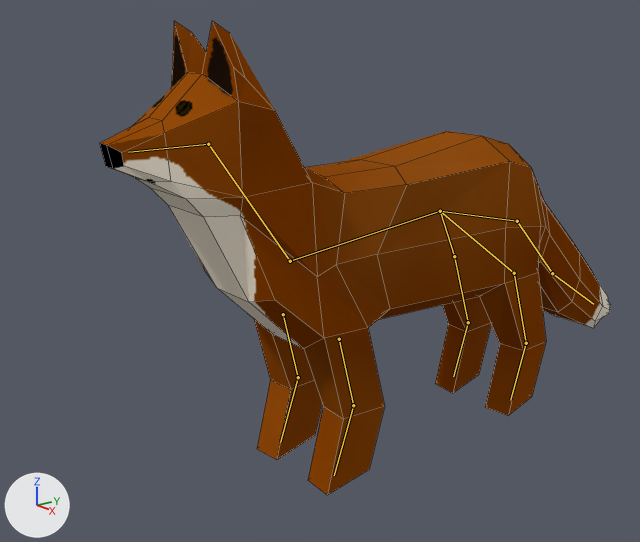
Renders of the Blender file Models/Tiere/Fuchs_1/Fuchs_1.blend from each side of a commit.
Both versions are drawn from a 50 mm camera at (6.88, -6.51, 4.54) aimed at (-1.39, -0.03, 1.54). The lights are fixed; the arrows at lower left show +X, +Y and +Z. The bones that bend it are drawn over the model as lines. Mesh edges are drawn as thin lines.
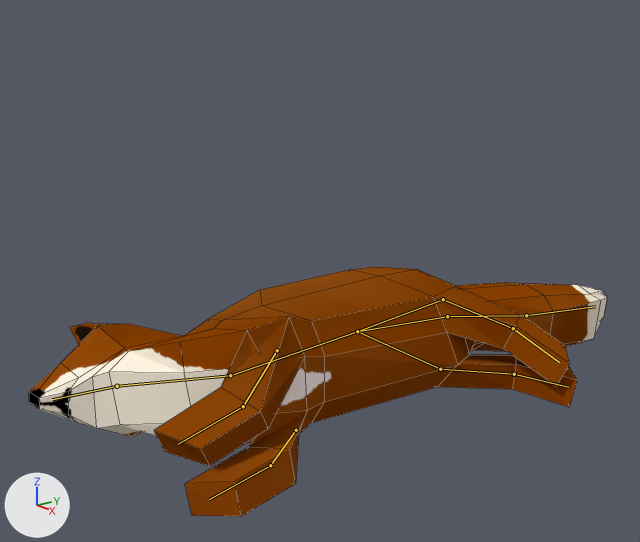
Commit message: Fuchs verbessert
Animation zum Fuchs hinzugefügt

The newer file adds an action. The first version stands in its rest pose; the second is drawn at frame 23 of the action 'sterben'.

What differs and where, as boxes (x1, y1, x2, y2) in the pictures (640 x 542 px):
'Cube', posed (13% wider, 47% shorter): before (100, 21, 611, 495); after (29, 267, 607, 516)
bone 'Bauch_Bone', root to tip: before (440, 211) to (290, 261); after (357, 331) to (230, 375)
bone 'Hals_Bone', root to tip: before (290, 261) to (208, 144); after (230, 375) to (117, 386)
bone 'Kopf_Bone', root to tip: before (208, 144) to (128, 152); after (117, 386) to (52, 399)
bone 'Oberschenkel_lv_Bone', root to tip: before (339, 339) to (353, 405); after (277, 350) to (243, 406)
bone 'Oberschenkel_rv_Bone', root to tip: before (283, 314) to (298, 377); after (296, 430) to (270, 465)
bone 'Hüfte_lh_Bone', root to tip: before (440, 211) to (514, 273); after (357, 331) to (443, 299)
bone 'Oberschenkel_lh_Bone', root to tip: before (514, 273) to (526, 343); after (443, 299) to (513, 328)
bone 'Hüfte_hr_Bone', root to tip: before (440, 211) to (454, 256); after (357, 331) to (440, 369)
bone 'Oberschenkel_rh_Bone', root to tip: before (454, 256) to (468, 322); after (440, 369) to (514, 374)
bone 'Gesäß_Bone', root to tip: before (440, 211) to (517, 221); after (357, 331) to (447, 316)
bone 'Schwanz_Bone', root to tip: before (517, 221) to (552, 273); after (447, 316) to (526, 315)

The change, as a diff of the scene's bpy script:
```diff
--- a/Models/Tiere/Fuchs_1/Fuchs_1.blend.py
+++ b/Models/Tiere/Fuchs_1/Fuchs_1.blend.py
@@ bone_bauch_bone @@
 bone_bauch_bone = bpy.data.objects['Armature'].pose.bones['Bauch_Bone']
-bone_bauch_bone.location = (0.0, 0.0, 0.0)
-bone_bauch_bone.rotation_quaternion = (1.0, 0.0, 0.0, 0.0)  # degrees (0, 0, 0)
+bone_bauch_bone.location = (-0.46, 0.065, 0.603)
+bone_bauch_bone.rotation_quaternion = (0.707, 0.0, 0.703, -0.076)  # degrees (-84, 84, -90)
@@ bone_hals_bone @@
 bone_hals_bone = bpy.data.objects['Armature'].pose.bones['Hals_Bone']  # child of 'Bauch_Bone'
-bone_hals_bone.rotation_quaternion = (1.0, 0.0, 0.0, 0.0)  # degrees (0, 0, 0)
+bone_hals_bone.rotation_quaternion = (0.996, 0.003, 0.015, 0.085)  # degrees (1, 2, 10)
@@ bone_kopf_bone @@
 bone_kopf_bone = bpy.data.objects['Armature'].pose.bones['Kopf_Bone']  # child of 'Hals_Bone'
-bone_kopf_bone.rotation_quaternion = (1.0, 0.0, 0.0, 0.0)  # degrees (0, 0, 0)
+bone_kopf_bone.rotation_quaternion = (0.99, -0.06, -0.129, 0.008)  # degrees (-7, -15, 2)
@@ bone_oberschenkel_lv_bone @@
 bone_oberschenkel_lv_bone = bpy.data.objects['Armature'].pose.bones['Oberschenkel_lv_Bone']  # child of 'Bauch_Bone'
-bone_oberschenkel_lv_bone.location = (0.0, 0.0, 0.0)
-bone_oberschenkel_lv_bone.rotation_quaternion = (1.0, 0.0, 0.0, 0.0)  # degrees (0, 0, 0)
+bone_oberschenkel_lv_bone.location = (-0.004, -0.029, -0.017)
+bone_oberschenkel_lv_bone.rotation_quaternion = (0.754, -0.61, 0.115, 0.215)  # degrees (-75, 26, 12)
@@ bone_oberschenkel_rv_bone @@
 bone_oberschenkel_rv_bone = bpy.data.objects['Armature'].pose.bones['Oberschenkel_rv_Bone']  # child of 'Bauch_Bone'
-bone_oberschenkel_rv_bone.location = (0.0, 0.0, 0.0)
-bone_oberschenkel_rv_bone.rotation_quaternion = (1.0, 0.0, 0.0, 0.0)  # degrees (0, 0, 0)
+bone_oberschenkel_rv_bone.location = (0.004, 0.029, 0.017)
+bone_oberschenkel_rv_bone.rotation_quaternion = (0.814, -0.571, 0.098, -0.045)  # degrees (-71, 6, -11)
@@ bone_hüfte_lh_bone @@
 bone_hüfte_lh_bone = bpy.data.objects['Armature'].pose.bones['Hüfte_lh_Bone']
-bone_hüfte_lh_bone.location = (0.0, 0.0, 0.0)
-bone_hüfte_lh_bone.rotation_quaternion = (1.0, 0.0, 0.0, 0.0)  # degrees (0, 0, 0)
+bone_hüfte_lh_bone.location = (0.711, 0.204, 0.178)
+bone_hüfte_lh_bone.rotation_quaternion = (0.707, 0.0, -0.464, 0.534)  # degrees (-41, -41, 90)
@@ bone_oberschenkel_lh_bone @@
 bone_oberschenkel_lh_bone = bpy.data.objects['Armature'].pose.bones['Oberschenkel_lh_Bone']  # child of 'Hüfte_lh_Bone'
-bone_oberschenkel_lh_bone.location = (0.0, 0.0, 0.0)
-bone_oberschenkel_lh_bone.rotation_quaternion = (1.0, 0.0, 0.0, 0.0)  # degrees (0, 0, 0)
+bone_oberschenkel_lh_bone.location = (-0.001, 0.003, 0.018)
+bone_oberschenkel_lh_bone.rotation_quaternion = (0.947, 0.246, 0.027, 0.207)  # degrees (29, -3, 24)
@@ bone_hüfte_hr_bone @@
 bone_hüfte_hr_bone = bpy.data.objects['Armature'].pose.bones['Hüfte_hr_Bone']
-bone_hüfte_hr_bone.location = (0.0, 0.0, 0.0)
-bone_hüfte_hr_bone.rotation_quaternion = (1.0, 0.0, 0.0, 0.0)  # degrees (0, 0, 0)
+bone_hüfte_hr_bone.location = (0.07, 0.572, 0.497)
+bone_hüfte_hr_bone.rotation_quaternion = (0.707, 0.0, -0.464, 0.534)  # degrees (-41, -41, 90)
@@ bone_oberschenkel_rh_bone @@
 bone_oberschenkel_rh_bone = bpy.data.objects['Armature'].pose.bones['Oberschenkel_rh_Bone']  # child of 'Hüfte_hr_Bone'
-bone_oberschenkel_rh_bone.location = (0.0, 0.0, 0.0)
-bone_oberschenkel_rh_bone.rotation_quaternion = (1.0, 0.0, 0.0, 0.0)  # degrees (0, 0, 0)
+bone_oberschenkel_rh_bone.location = (0.001, -0.003, -0.018)
+bone_oberschenkel_rh_bone.rotation_quaternion = (0.949, 0.31, -0.051, 0.028)  # degrees (36, -7, 1)
@@ bone_gesäß_bone @@
 bone_gesäß_bone = bpy.data.objects['Armature'].pose.bones['Gesäß_Bone']
-bone_gesäß_bone.location = (0.0, 0.0, 0.0)
-bone_gesäß_bone.rotation_quaternion = (1.0, 0.0, 0.0, 0.0)  # degrees (0, 0, 0)
+bone_gesäß_bone.location = (-0.46, 0.131, -0.592)
+bone_gesäß_bone.rotation_quaternion = (0.707, 0.0, -0.69, -0.153)  # degrees (77, -77, -90)
@@ bone_schwanz_bone @@
 bone_schwanz_bone = bpy.data.objects['Armature'].pose.bones['Schwanz_Bone']  # child of 'Gesäß_Bone'
-bone_schwanz_bone.rotation_quaternion = (1.0, 0.0, 0.0, 0.0)  # degrees (0, 0, 0)
+bone_schwanz_bone.rotation_quaternion = (0.989, 0.131, 0.058, 0.022)  # degrees (15, 6, 3)
```
